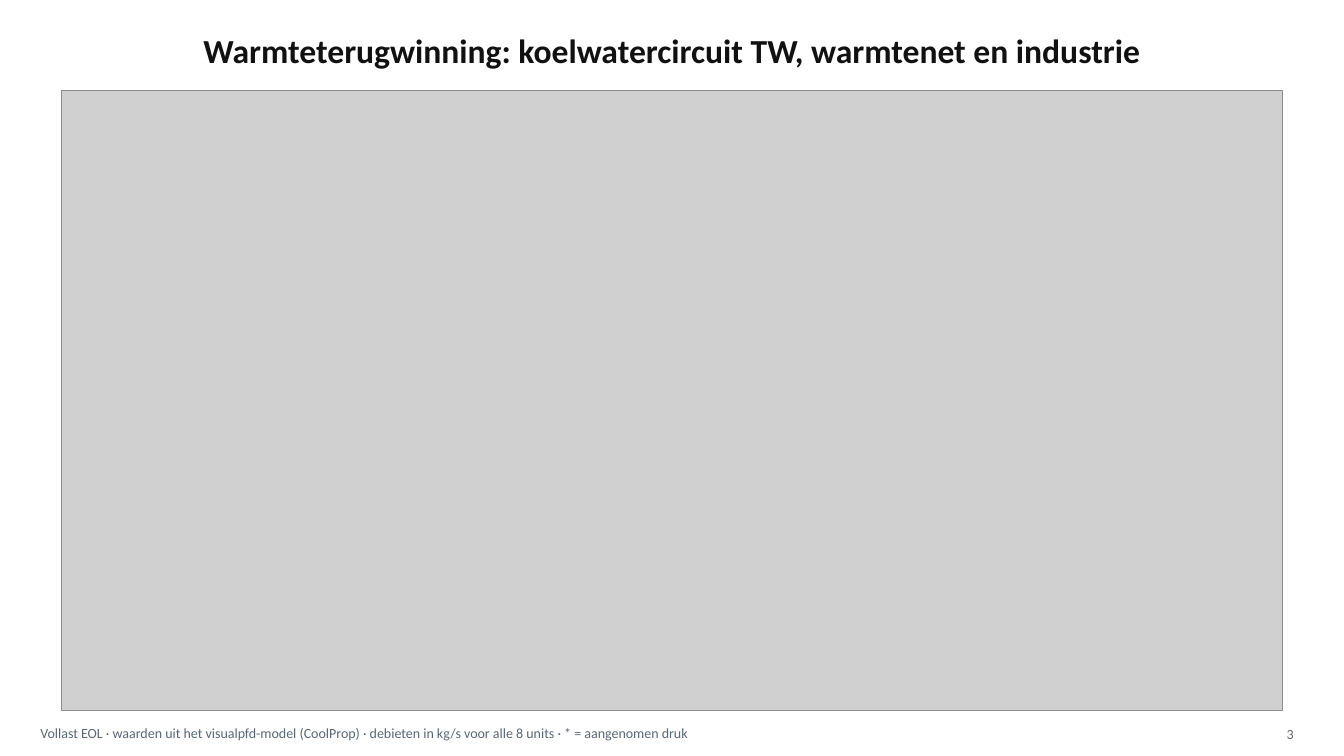
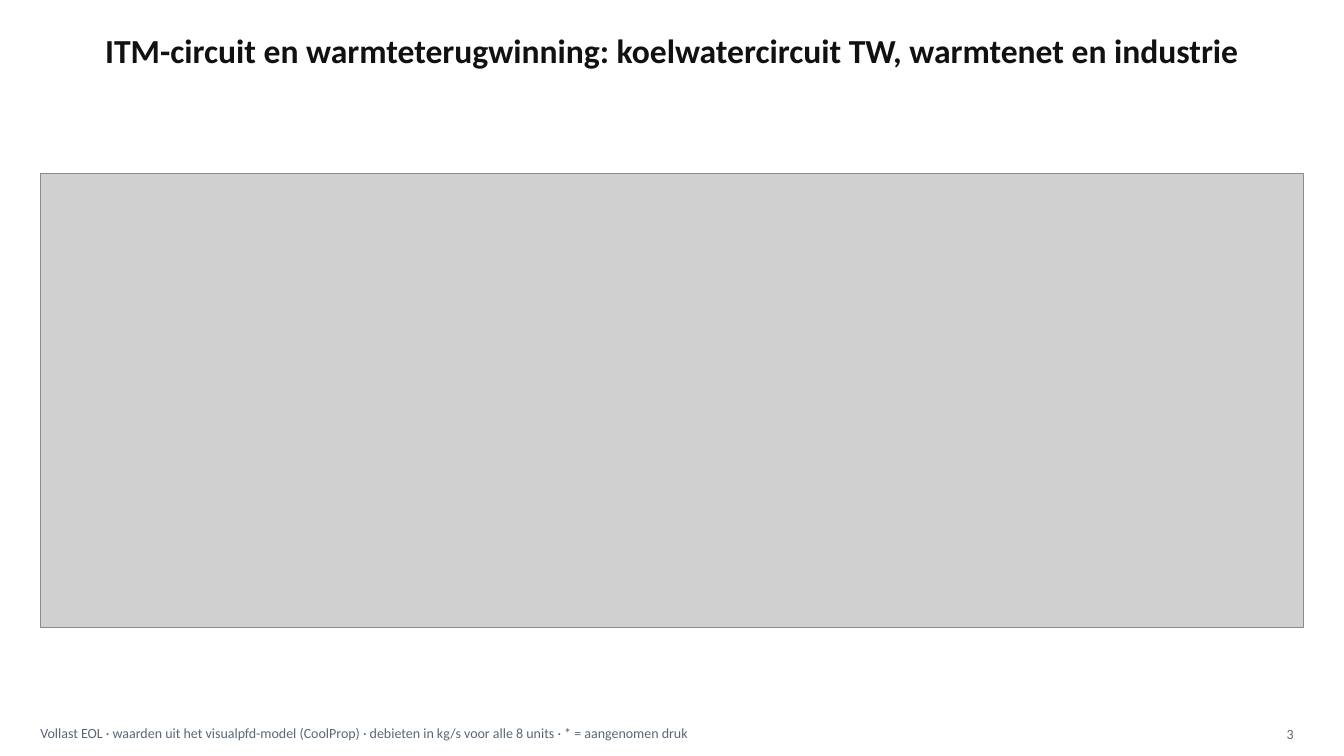
Before and after one commit to akubishon/visualpfd, a slide deck: slide 3 of docs/pfd/PFD.pptx. Drawn at 1344x756 pixels with LibreOffice and Linux fonts; fonts in the diff are those of the drawing; grey boxes stand for pictures. Boxes give left, top, right and bottom in pixels: in the first picture for what was removed or moved away, otherwise in the second. Text is boxed around its words. In the diff, an @@ line names an element or a change of style, - is before the commit and + after.

```diff
--- a/docs/pfd/PFD.pptx
+++ b/docs/pfd/PFD.pptx
@@ title at box(105, 39, 1238, 69): text changed @@
-Warmteterugwinning: koelwatercircuit TW, warmtenet en industrie
+ITM-circuit en warmteterugwinning: koelwatercircuit TW, warmtenet en industrie
@@ picture: place and size @@
-picture at box(62, 91, 1284, 711)
+picture at box(40, 173, 1304, 628)
```
Also in this commit, not shown: 3 other slides changed, 5 other files.
